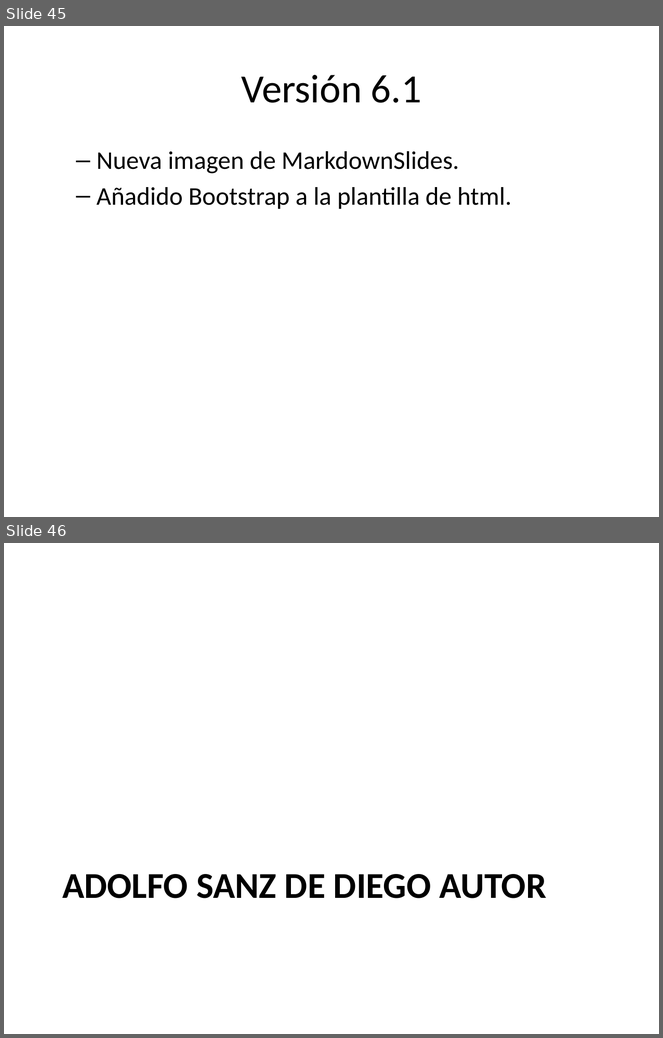
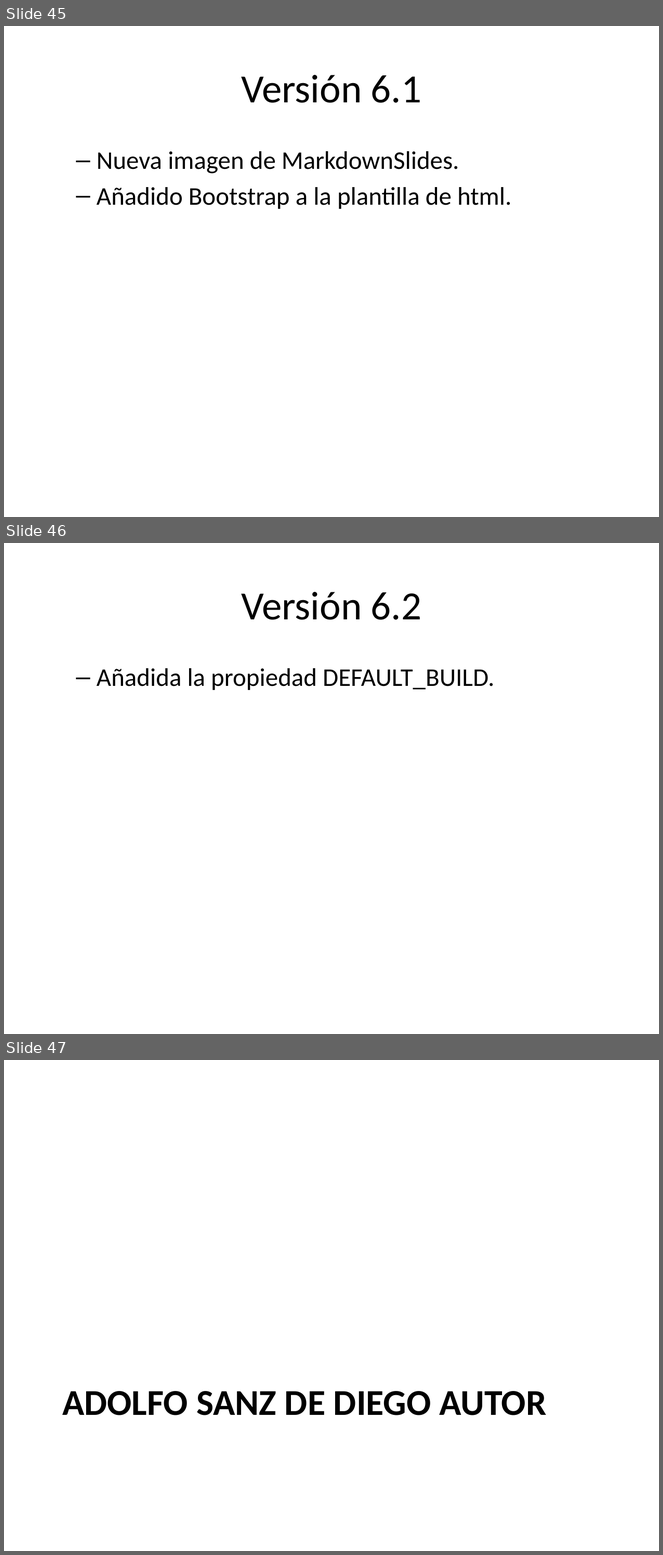
Before and after one commit to asanzdiego/markdownslides, a slide deck: doc/export/leeme-slides-plus.pptx. Shown one above the other, each under a label of ours: slides 45 and 46 before the commit, slides 45, 46 and 47 after it. The pictures are 663x1038 and 663x1555 pixels, drawn with LibreOffice and Linux fonts; fonts in the diff are those of the drawing. Boxes give left, top, right and bottom in pixels: in the first picture for what was removed or moved away, otherwise in the second. Text is boxed around its words. In the diff, an @@ line names an element or a change of style, - is before the commit and + after.

```diff
--- a/doc/export/leeme-slides-plus.pptx
+++ b/doc/export/leeme-slides-plus.pptx
@@ slide 46 added at [4,543,659,1034], background #FFFFFF @@
@@ title added at [241,592,422,620], 44 pt, text #000000 @@
+Versión 6.2
@@ text added at [97,668,494,690], 28 pt, text #000000 @@
+  – Añadida la propiedad DEFAULT_BUILD.
@@ what was slide 46 is now slide 47 @@
```
Also in this commit, not shown: 2 slides changed, 31 other files.
